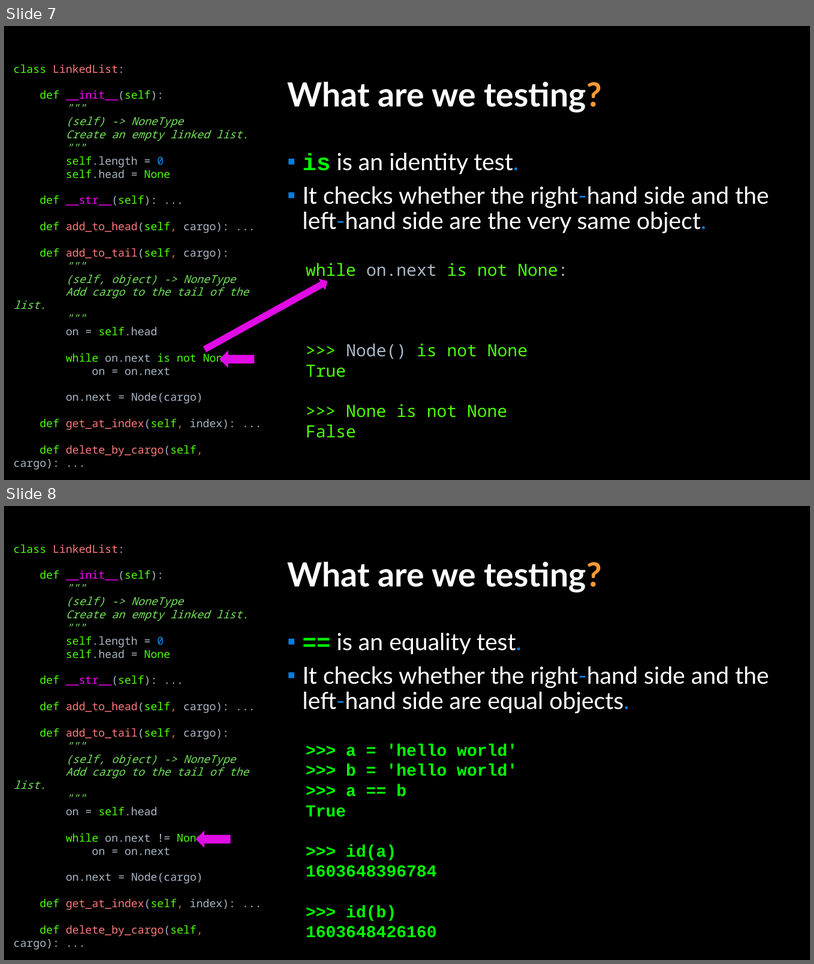
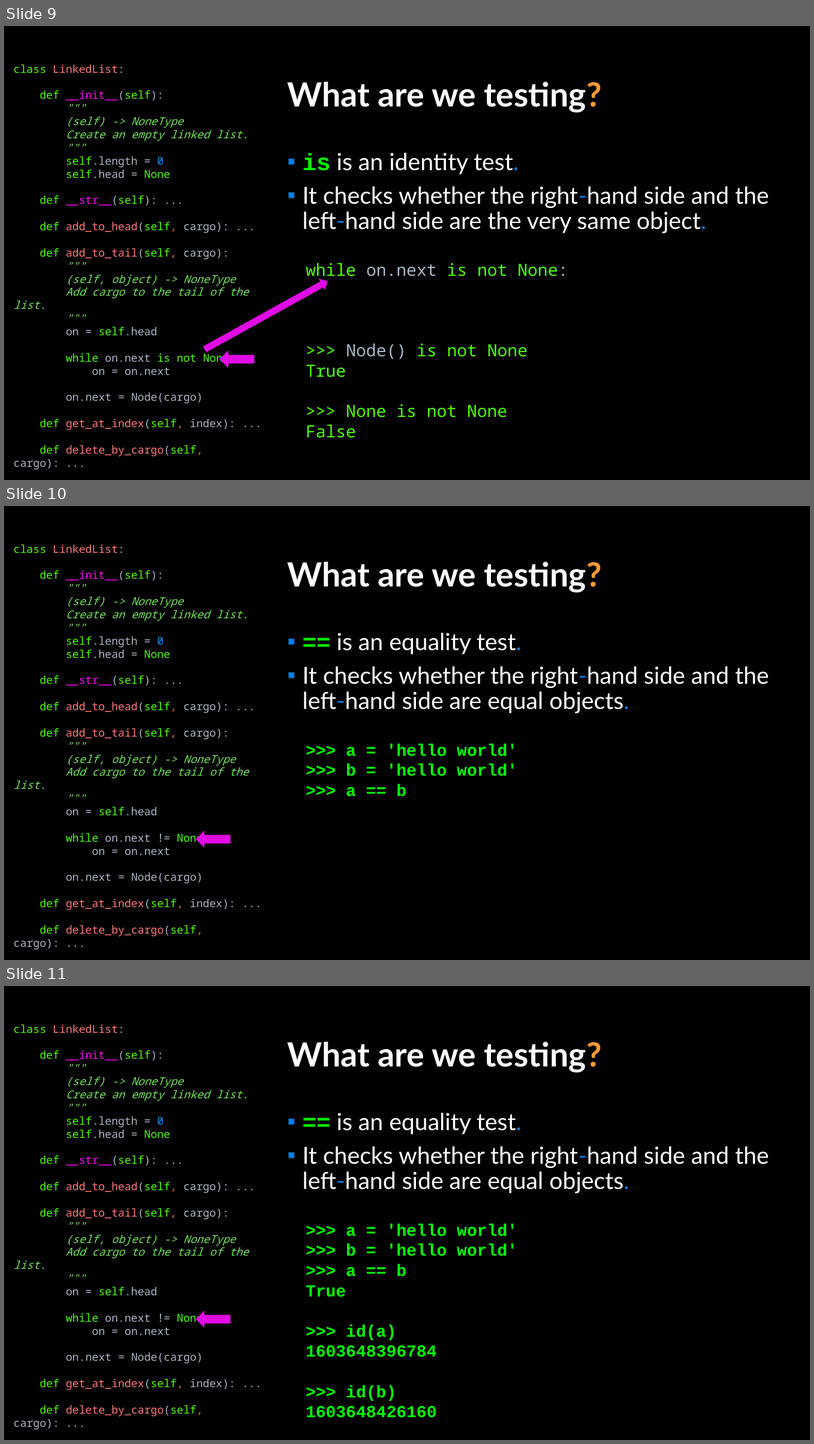
Before and after one commit to APS106/APS106-winter-2022-material, a slide deck: lectures/week12/lecture2/slides/week12_lecture2.pptx. Shown one above the other, each under a label of ours: slides 7 and 8 before the commit, slides 9, 10 and 11 after it. The pictures are 814x964 and 814x1444 pixels, drawn with LibreOffice and Linux fonts; fonts in the diff are those of the drawing; background and template pictures are left out. Boxes give left, top, right and bottom in pixels: in the first picture for what was removed or moved away, otherwise in the second. Text is boxed around its words. In the diff, an @@ line names an element or a change of style, - is before the commit and + after.

```diff
--- a/lectures/week12/lecture2/slides/week12_lecture2.pptx
+++ b/lectures/week12/lecture2/slides/week12_lecture2.pptx
@@ slide 10 added at [4,506,810,960], background picture (left out) @@
@@ text added at [14,544,249,949], 13 pt, text #A9B7C6 @@
+class LinkedList:
+def __init__(self):
+"""
+(self) -> NoneType
+Create an empty linked list.
+"""
+self.length = 0
+self.head = None
+def __str__(self): ...
+def add_to_head(self, cargo): ...
+def add_to_tail(self, cargo):
+"""
+(self, object) -> NoneType
+Add cargo to the tail of the list.
+"""
+on = self.head
+while on.next != None:
+on = on.next
+on.next = Node(cargo)
+def get_at_index(self, index): ...
+def delete_by_cargo(self, cargo): ...
@@ title added at [287,561,602,592], 39.6 pt, text #FFFFFF, bold @@
+What are we testing?
@@ text added at [303,633,770,713], 28 pt, text #FFFFFF @@
+▪ == is an equality test.
+▪ It checks whether the right-hand side and the left-hand side are equal objects.
@@ text added at [346,744,518,796], 20 pt, text #000000, bold @@
+>>> a = 'hello world'
+>>> b = 'hello world'
+>>> a == b
+True
+>>> id(a)
+1603648396784
+>>> id(b)
+1603648426160
@@ right arrow added at [196,830,230,848], fill #E00BE5 @@
@@ what was slide 7 is now slide 9 @@
@@ what was slide 8 is now slide 11 @@
```
Also in this commit, not shown: 2 slides changed, 2 other slides added, 2 other files.
